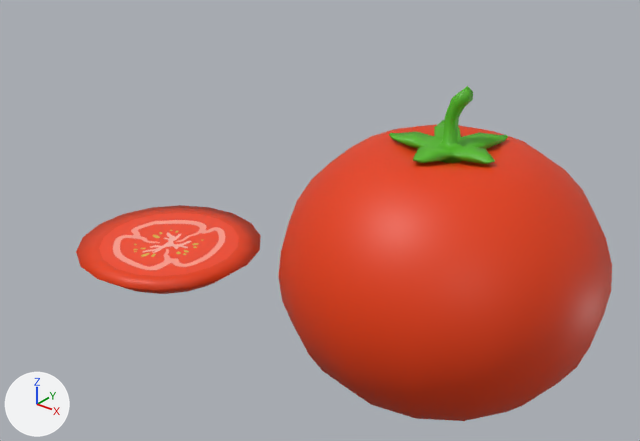
What one commit did to the Blender file Assets/Art/Models/TomatoSlice/TomatoSlice.blend.
One viewpoint serves both versions: a 50 mm lens placed at (4.9, -4.2, 3.5), pointed at (1.48, 0.08, 0.85). The axes (+X, +Y, +Z) are drawn at lower left. The lights are the same throughout. The first picture is the older version. Objects named as collision shapes, trigger or cutter boxes, shadow casters or lower levels of detail are left out.

In view in the first picture: 'bottom slice', 'tomato'.
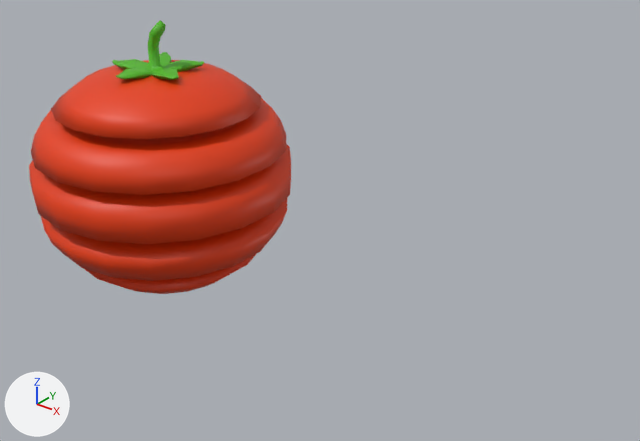
Edits to the bpy script that builds the scene:
```text
Change ob_tomato:
    add ob_tomato.hide_set(True)
Change ob_down_mid_slice:
    remove ob_down_mid_slice.hide_set(True)
    ob_down_mid_slice.location: (0.0, 0.0, 0.0) -> (0.0, 0.0, 0.357)
Change ob_mid_slice:
    remove ob_mid_slice.hide_set(True)
    ob_mid_slice.location: (0.0, 0.0, 0.0) -> (0.0, 0.0, 0.713)
Change ob_up_mid_slice:
    remove ob_up_mid_slice.hide_set(True)
    ob_up_mid_slice.location: (0.0, 0.0, 0.0) -> (0.0, 0.0, 1.07)
Change ob_top_slice:
    remove ob_top_slice.hide_set(True)
    ob_top_slice.location: (0.0, 0.0, 0.0) -> (0.0, 0.0, 1.426)
```

Boxes (x1, y1, x2, y2) around the edits, measured in the pictures (640 x 441 px):
'tomato', hidden: before (278, 86, 612, 421)
'up mid slice', shown (red): after (31, 98, 286, 195)
'top slice', shown (red): after (51, 20, 261, 139)
'mid slice', shown (red): after (29, 144, 291, 244)
'down mid slice', shown (red): after (41, 198, 287, 281)
